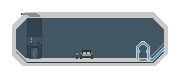
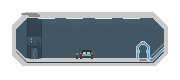
Two versions of the same layered image (180 x 80). Layer-by-layer changes:
added layer "Layer 45" above "Layer 44" over [left=28, top=18, right=157, bottom=28]
